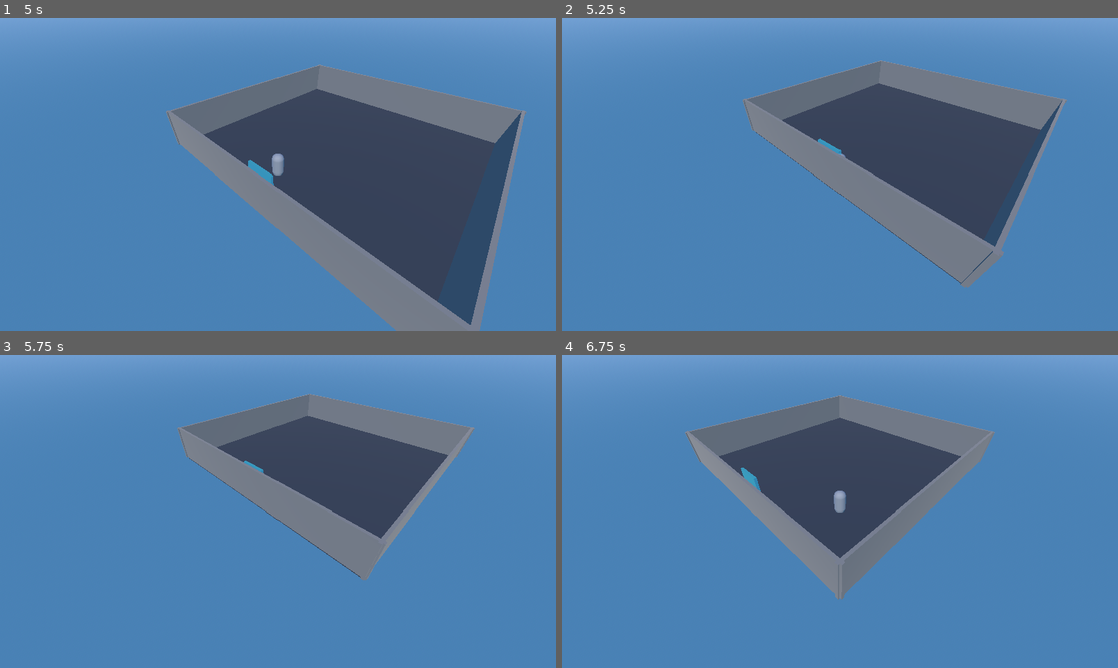
Above: before the commit, frames 1-4 (two rows, left to right).
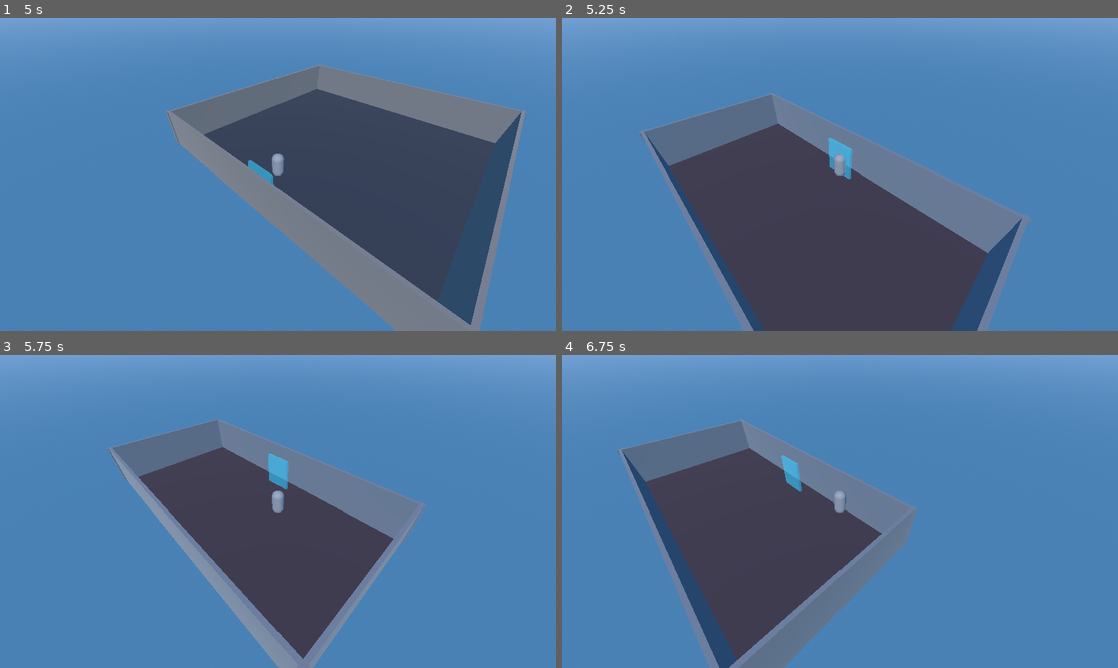
Above: after the commit, the same moments.

Repository: allemansratten/bigmode-2026
Game: Godot game, scene res://scenes/RoomTest.tscn
The game is run twice, just before and just after one commit, with the same random seed, the same clock (stepped at 60 frames per second) and the same inputs. This scene is started directly instead of the project's main scene. Sound files missing from this copy of the repository are replaced by a short silence.
Inputs:
- Up to frame 1 (5 s): tap Enter at 0.5 s; hold D (move_right) 0.53-1.28 s; tap Shift (dash) at 0.6, 2.85 s; hold S (move_back) 1.28-2.03 s; tap E (interact) at 1.35 s; hold D (move_right) 2.03-2.78 s; hold F (throw) 2.03-2.78 s; hold W (move_forward) 2.78-3.53 s; hold E (interact) 3.53-4.28 s; hold A (move_left) from 3.53 s (still down); tap F (throw) at 4.35 s
- Up to frame 2 (5.25 s): release A (move_left) at 5.03 s; hold S (move_back) from 5.03 s (still down); tap Shift (dash) at 5.1 s
- Up to frame 3 (5.75 s): keep holding S (move_back)
- Up to frame 4 (6.75 s): release S (move_back) at 5.78 s; hold D (move_right) 5.78-6.53 s; tap E (interact) at 5.85 s; hold W (move_forward) from 6.53 s (still down); hold F (throw) from 6.53 s (still down)

Frame 1 is identical in both runs. In frame 2, 47% of the frame differs, in the area x 13-91%, y 13-100%; in frame 3, 31%; in frame 4, 30%.

Commit message:
fix collision func

Diff:
--- a/scenes/Player.tscn
+++ b/scenes/Player.tscn
@@ -11,7 +11,7 @@
 radius = 0.4
 height = 1.8
 
-[node name="Player" type="CharacterBody3D" groups=["player"] unique_id=276495145]
+[node name="Player" type="CharacterBody3D" unique_id=276495145 groups=["player"]]
 collision_layer = 2
 collision_mask = 1
 script = ExtResource("1_player")
--- a/scripts/room_connector.gd
+++ b/scripts/room_connector.gd
@@ -27,7 +27,7 @@
 	collision_mask = Layers.get_mask(Layers.Layer.PLAYER)
 
 
-func _on_body_entered() -> void:
+func _on_body_entered(_body: Node3D) -> void:
 	# Collision mask ensures only player can trigger this, no need to check
 	print("RoomConnector '%s': player entered, transitioning to room %d" % [connector_id, target_room_id])
 	SceneManager.transition_to_room(target_room_id)
